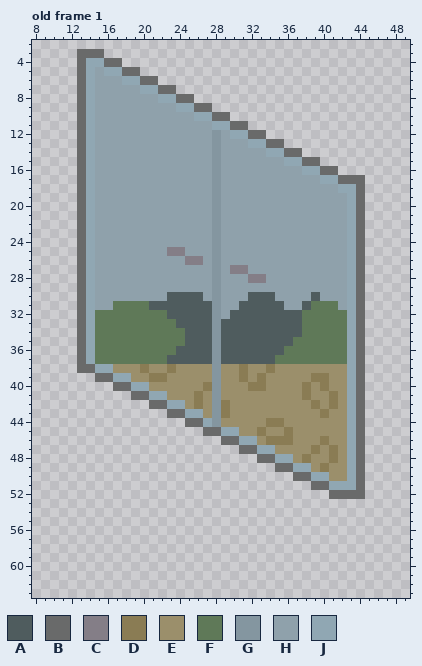
Two versions of one pixel-art file, Assets/Sprites/closed entrance.aseprite. The first picture shows the starting point.
64x64 pixels, 1 frame. Shown: old frame 1: x 8..49, y 2..63. The commit also changed other frames, which this record leaves out.
Palette (. is transparent): A #4f5c5e  B #696a6a  C #847e87  D #8a7c54  E #9b8f6b  F #5f7958  G #8496a0  H #8fa1ab  J #90a7b3
Pixels before, old frame 1 (only the part around the change), first column x 8:
 2 ..........................................
 3 .....BBB..................................
 4 .....BJJBB................................
 5 .....BJHJJBB..............................
 6 .....BJHHHJJBB............................
 7 .....BJHHHHHJJBB..........................
 8 .....BJHHHHHHHJJBB........................
 9 .....BJHHHHHHHHHJJBB......................
10 .....BJHHHHHHHHHHHJJBB....................
11 .....BJHHHHHHHHHHHHHJJBB..................
12 .....BJHHHHHHHHHHHHHGHJJBB................
13 .....BJHHHHHHHHHHHHHGHHHJJBB..............
14 .....BJHHHHHHHHHHHHHGHHHHHJJBB............
15 .....BJHHHHHHHHHHHHHGHHHHHHHJJBB..........
16 .....BJHHHHHHHHHHHHHGHHHHHHHHHJJBB........
17 .....BJHHHHHHHHHHHHHGHHHHHHHHHHHJJBBB.....
18 .....BJHHHHHHHHHHHHHGHHHHHHHHHHHHHJJB.....
19 .....BJHHHHHHHHHHHHHGHHHHHHHHHHHHHHJB.....
20 .....BJHHHHHHHHHHHHHGHHHHHHHHHHHHHHJB.....
21 .....BJHHHHHHHHHHHHHGHHHHHHHHHHHHHHJB.....
22 .....BJHHHHHHHHHHHHHGHHHHHHHHHHHHHHJB.....
23 .....BJHHHHHHHHHHHHHGHHHHHHHHHHHHHHJB.....
24 .....BJHHHHHHHHHHHHHGHHHHHHHHHHHHHHJB.....
25 .....BJHHHHHHHHCCHHHGHHHHHHHHHHHHHHJB.....
26 .....BJHHHHHHHHHHCCHGHHHHHHHHHHHHHHJB.....
27 .....BJHHHHHHHHHHHHHGHCCHHHHHHHHHHHJB.....
28 .....BJHHHHHHHHHHHHHGHHHCCHHHHHHHHHJB.....
29 .....BJHHHHHHHHHHHHHGHHHHHHHHHHHHHHJB.....
30 .....BJHHHHHHHHAAAAHGHHHAAAHHHHAHHHJB.....
31 .....BJHHFFFFAAAAAAAGHHAAAAAHHAFFFHJB.....
32 .....BJFFFFFFFFAAAAAGHAAAAAAAAFFFFFJB.....
33 .....BJFFFFFFFFFAAAAGAAAAAAAAAFFFFFJB.....
34 .....BJFFFFFFFFFFAAAGAAAAAAAAAFFFFFJB.....
35 .....BJFFFFFFFFFFAAAGAAAAAAAAFFFFFFJB.....
36 .....BJFFFFFFFFFAAAAGAAAAAAAFFFFFFFJB.....
37 .....BJFFFFFFFFAAAAAGAAAAAAFFFFFFFFJB.....
38 .....BBJJEEEDEEDEEEEGEEDEEDEEEEEEEEJB.....
39 .......BBJJEEDDEEEEEGEEDEDEEEEEDDEEJB.....
40 .........BBJJEEEEEEDGEEEDDEEEEDEDEEJB.....
41 ...........BBJJEEEDEGEEEEEEEEEDEEDEJB.....
42 .............BBJJEDEGDEEEEEEEEEDEDEJB.....
43 ...............BBJJEGDEEEEEEEEEEDEEJB.....
44 .................BBJGEEEEEDDEEEEEEEJB.....
45 ...................BBJJEEDEEDEEEEEEJB.....
46 .....................BBJJEDDDEEEDEEJB.....
47 .......................BBJJEEEEDEDEJB.....
48 .........................BBJJEDEEDEJB.....
49 ...........................BBJJEDEEJB.....
50 .............................BBJJEEJB.....
51 ...............................BBJJJB.....
52 .................................BBBB.....
53 ..........................................
54 ..........................................
55 ..........................................
56 ..........................................
57 ..........................................
58 ..........................................
59 ..........................................
60 ..........................................
61 ..........................................
62 ..........................................
63 ..........................................
Once edited:
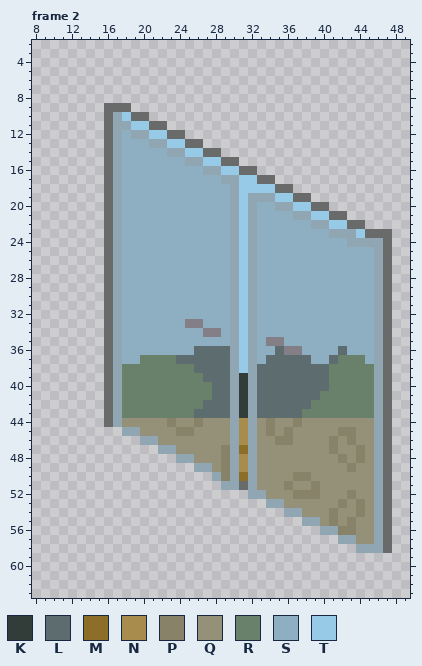
Colours new in this view: K #323c39  L #5d6c6f  M #8c6e29  N #a78c4e  P #888368  Q #959179  R #69816b  S #8dafc1  T #97cae6
A new or re-ordered frame is compared with the old frame closest to it.
Changes in this commit:
frames 1 -> 6
Changed rows in their new state; - is an unchanged pixel.
Frame 2 is new; against old frame 1:
first column x 13:
 3 ...--------------------------------
 4 .....------------------------------
 5 .......----------------------------
 6 .........--------------------------
 7 ...........------------------------
 8 .............----------------------
 9 ...BBB.........--------------------
10 ...BJTBB.........------------------
11 ...BJJTTBB.........----------------
12 ...BJSJJTTBB.........--------------
13 ...BJSSSJJTTBB.........------------
14 ...BJSSSSSJJTTBB.........----------
15 ...BJSSSSSSSJJTTBB.........--------
16 ...BJSSSSSSSSSJJTTBB.........------
17 ...BJSSSSSSSSSSSJJTTBB..........---
18 ...BJSSSSSSSSSSSSJTTTTBB........---
19 ...BJSSSSSSSSSSSSJTJJJTTBB......---
20 ...BJSSSSSSSSSSSSJTJSSJJTTBB....---
21 ...BJSSSSSSSSSSSSJTJSSSSJJTTBB..---
22 ...BJSSSSSSSSSSSSJTJSSSSSSJJTTB----
23 ...BJSSSSSSSSSSSSJTJSSSSSSSSJJ-TBBB
24 ...BJSSSSSSSSSSSSJTJSSSSSSSSSS-JJJB
25 ...BJSSSSSSSSSSSSJTJSSSSSSSSSSSSSJB
26 ...BJSSSSSSSSSSSSJTJSSSSSSSSSSSSSJB
27 ...BJSSSSSSSSSSSSJTJSSSSSSSSSSSSSJB
28 ...BJSSSSSSSSSSSSJTJSSSSSSSSSSSSSJB
29 ...BJSSSSSSSSSSSSJTJSSSSSSSSSSSSSJB
30 ...BJSSSSSSSSSSSSJTJSSSSSSSSSSSSSJB
31 ...BJSSSSSSSSSSSSJTJSSSSSSSSSSSSSJB
32 ...BJSSSSSSSSSSSSJTJSSSSSSSSSSSSSJB
33 ...BJSSSSSSSCCSSSJTJSSSSSSSSSSSSSJB
34 ...BJSSSSSSSSSCCSJTJSSSSSSSSSSSSSJB
35 ...BJSSSSSSSSSSSSJTJSCCSSSSSSSSSSJB
36 ...BJSSSSSSSSLLLLJTJSSLCCSSSSLSSSJB
37 ...BJSSRRRRLLLLLLJTJSLLLLLSSLRRRSJB
38 ...BJRRRRRRRRLLLLJTJLLLLLLLLRRRRRJB
39 --.--RRRRRRRRRLLLJKJLLLLLLLLRRRRRJB
40 ---BJRRRRRRRRRRLLJKJLLLLLLLLRRRRRJB
41 ---BJRRRRRRRRRRLLJKJLLLLLLLRRRRRRJB
42 ---BJRRRRRRRRRLLLJKJLLLLLLRRRRRRRJB
43 ---BJRRRRRRRRLLLLJKJLLLLLRRRRRRRRJB
44 ---BJQQQQQPQQPQQQJNJQPQQPQQQQQQQQJB
45 -----JJQQQQPPQQQQ-NJQPQPQQQQQPPQQJB
46 -------JJQQQQQQQQJN-QQPPQQQQPQPQQJB
47 ---------JJQQQQQPJMJQQQQQQQQPQQPQJB
48 -----------JJQQQPJNJQQQQQQQQQPQPQJB
49 -------------JJQPJNJQQQQQQQQQQPQQJB
50 ---------------JPJMJQQQQPPQQQQQQQJB
51 ----------------JJBJQQQPQQPQQQQQQJB
52 -------------------JJQQQPPPQQQPQQJB
53 ---------------------JJQQQQQQPQPQJB
54 -----------------------JJQQQPQQPQJB
55 -------------------------JJQPQPQQJB
56 ---------------------------JJPPQQJB
57 -----------------------------JJQQJB
58 -------------------------------JJJB
Pixel boxes of the changes (left, top, right, bottom) in both pictures:
changed: (77, 49, 392, 553)
